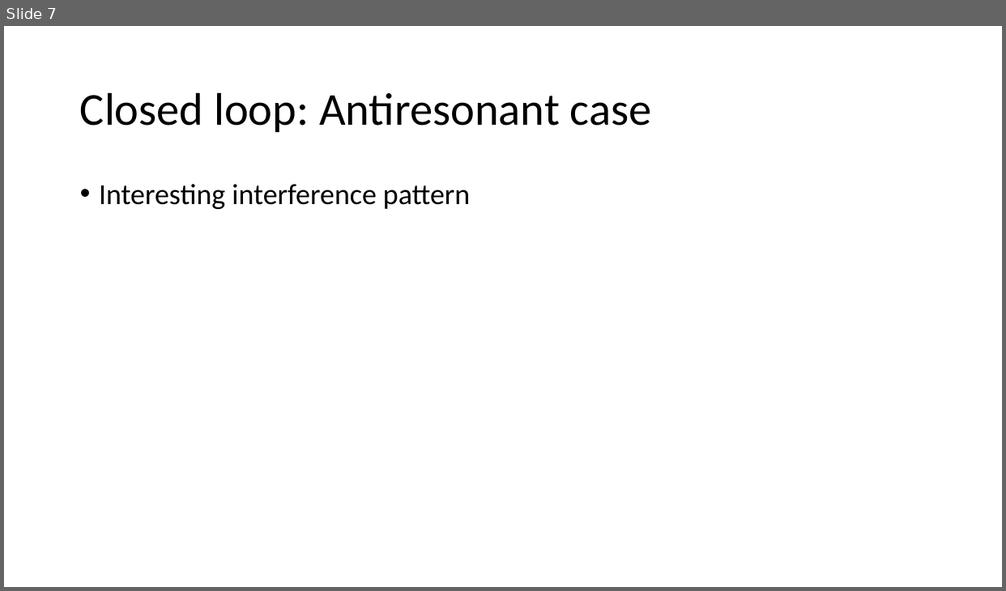
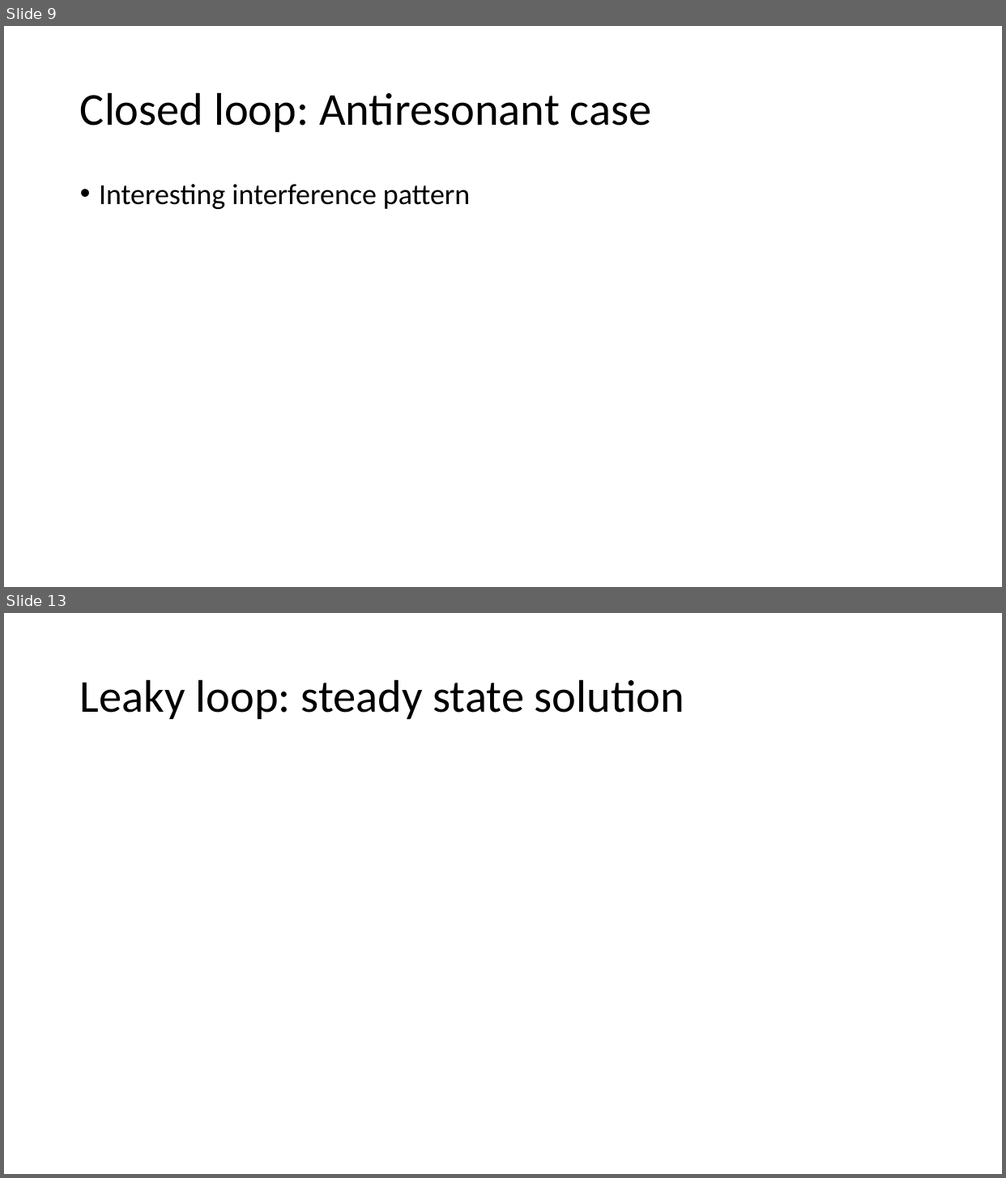
Before and after one commit to aleksyprok/apkp_thesis, a slide deck: Presentation/thesis_overview.pptx. Shown one above the other, each under a label of ours: slide 7 before the commit, slides 9 and 13 after it; the slides between them are not shown. The pictures are 1006x591 and 1006x1178 pixels, drawn with LibreOffice and Linux fonts; fonts in the diff are those of the drawing. Boxes give left, top, right and bottom in pixels: in the first picture for what was removed or moved away, otherwise in the second. Text is boxed around its words. In the diff, an @@ line names an element or a change of style, - is before the commit and + after.

```diff
--- a/Presentation/thesis_overview.pptx
+++ b/Presentation/thesis_overview.pptx
@@ slide 13 added at [4,613,1002,1174], background #FFFFFF @@
@@ title added at [80,679,684,719], 44 pt, text #000000 @@
+Leaky loop: steady state solution
@@ what was slide 7 is now slide 9 @@
```
Also in this commit, not shown: 1 slide changed, 6 other slides added.
